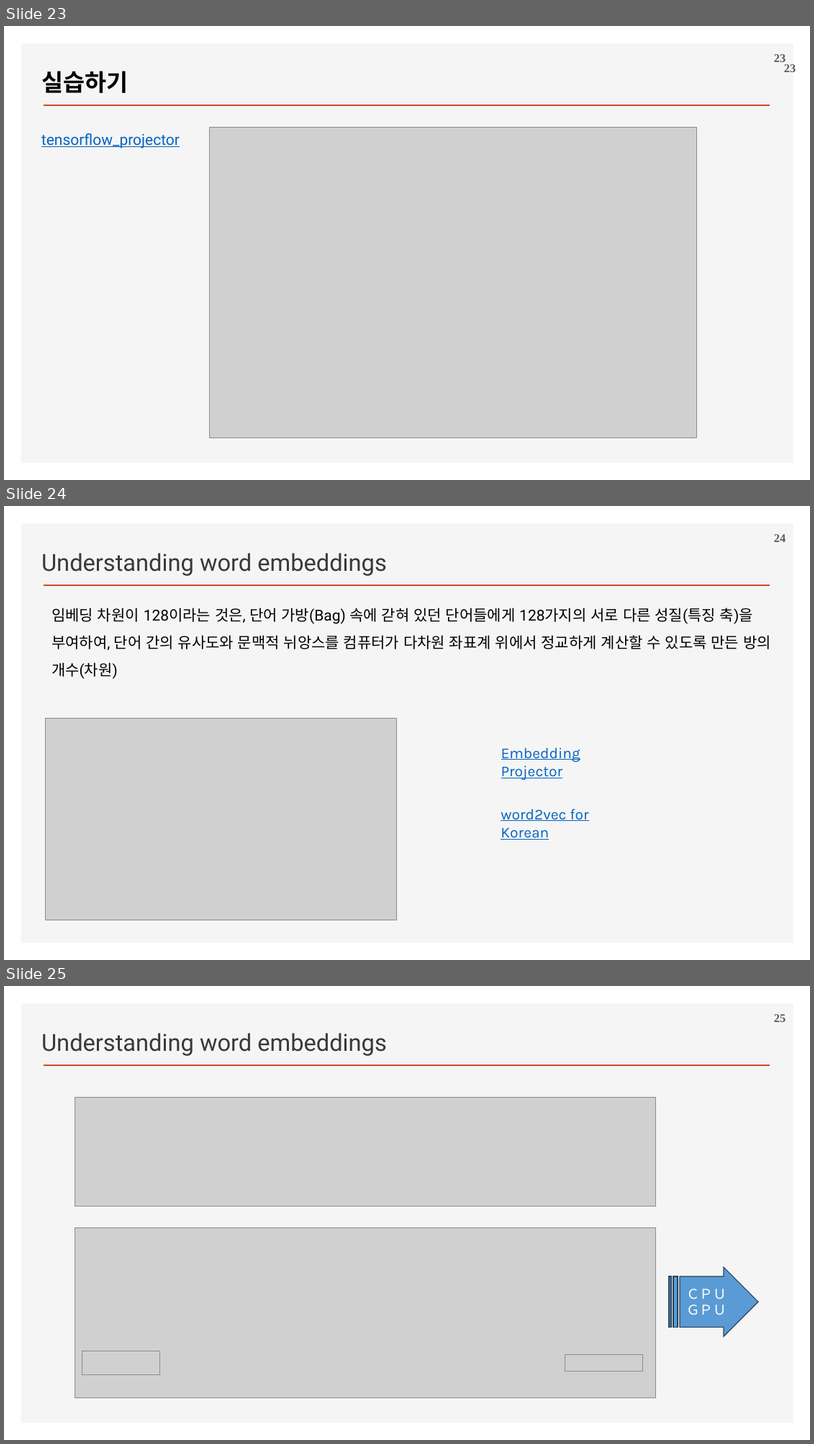
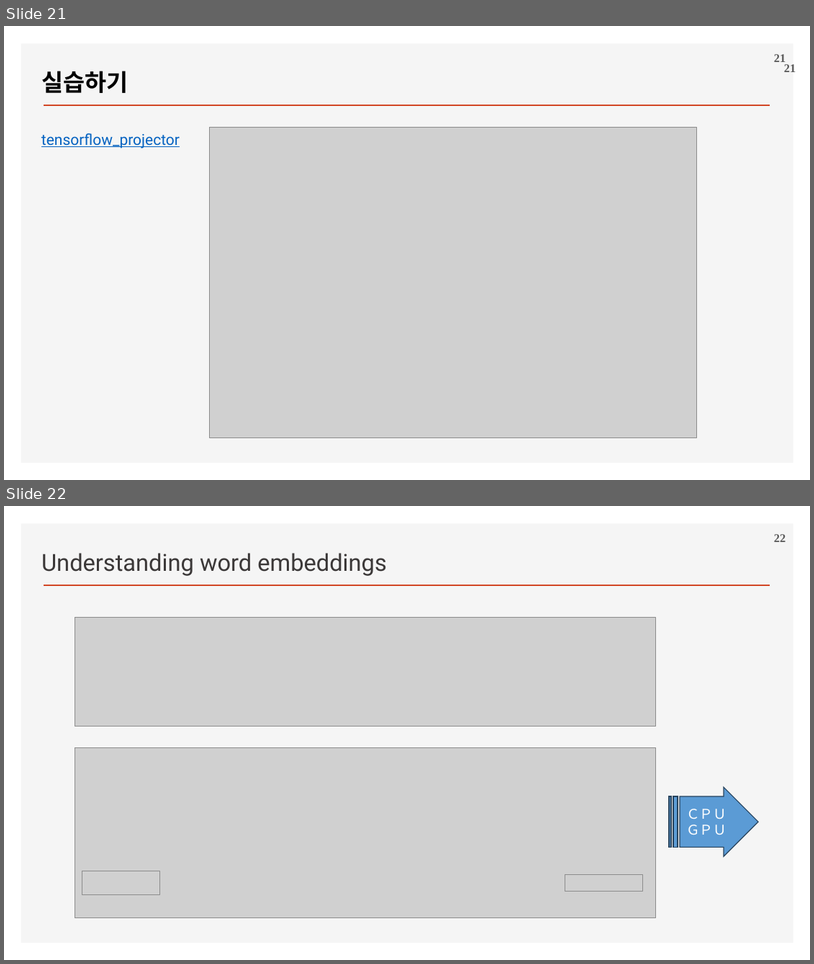
Before and after one commit to ancestor9/2026_Fall_Deep-Learning-with-Python, a slide deck: Chapter 14 Text classification.pptx. Shown one above the other, each under a label of ours: slides 23, 24 and 25 before the commit, slides 21 and 22 after it. The pictures are 814x1444 and 814x964 pixels, drawn with LibreOffice and Linux fonts; fonts in the diff are those of the drawing; grey boxes stand for pictures; background and template pictures are left out. Boxes give left, top, right and bottom in pixels: in the first picture for what was removed or moved away, otherwise in the second. Text is boxed around its words. In the diff, an @@ line names an element or a change of style, - is before the commit and + after.

```diff
--- a/Chapter 14 Text classification.pptx
+++ b/Chapter 14 Text classification.pptx
@@ slide 24 removed at (4, 506, 810, 960), background #FFFFFF; not listed: 2 template elements that a slide beside it also shows @@
@@ page number removed at (774, 534, 786, 542) @@
-24
@@ text removed at (41, 553, 386, 576) @@
-Understanding word embeddings
@@ text removed at (52, 608, 772, 679) @@
-임베딩 차원이 128이라는 것은, 단어 가방(Bag) 속에 갇혀 있던 단어들에게 128가지의 서로 다른 성질(특징 축)을 부여하여, 단어 간의 유사도와 문맥적 뉘앙스를 컴퓨터가 다차원 좌표계 위에서 정교하게 계산할 수 있도록 만든 방의 개수(차원)
@@ picture removed at (46, 718, 396, 921) @@
@@ text removed at (502, 747, 581, 780) @@
-Embedding Projector
@@ text removed at (501, 808, 589, 839) @@
-word2vec for Korean
@@ what was slide 23 is now slide 21 @@
@@ page number at (774, 54, 786, 65): text changed @@
-23
+21
@@ page number at (784, 64, 796, 72): text changed @@
-23
+21
@@ what was slide 25 is now slide 22 @@
@@ page number at (774, 534, 786, 542): text changed @@
-25
+22
```
Also in this commit, not shown: 6 slides changed, 1 slide added, 3 other slides removed.
